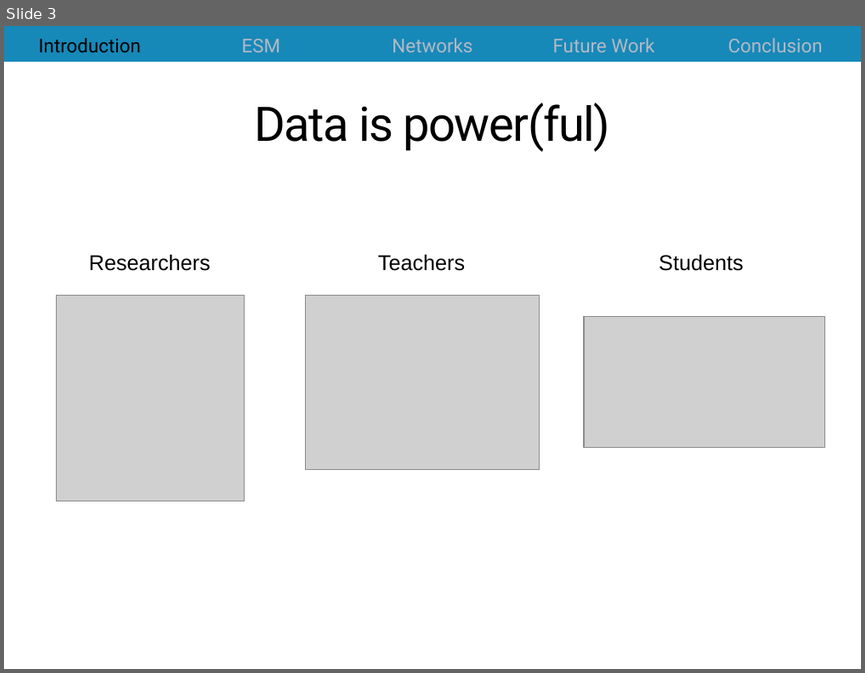
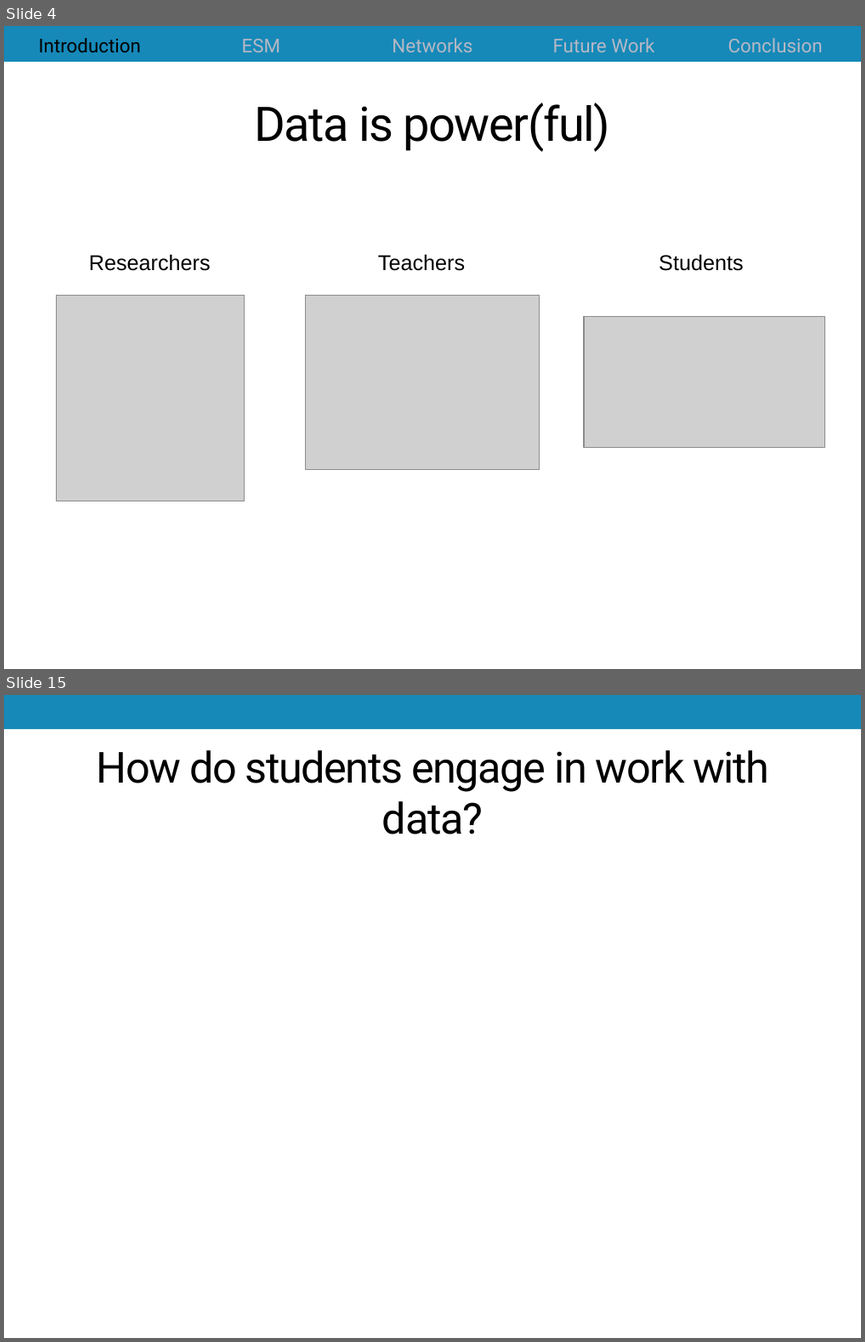
Before and after one commit to jrosen48/job-talk, a slide deck: 2018-1-15-Rosenberg-UT-Knoxville-talk.pptx. Shown one above the other, each under a label of ours: slide 3 before the commit, slides 4 and 15 after it; the slides between them are not shown. The pictures are 865x673 and 865x1342 pixels, drawn with LibreOffice and Linux fonts; fonts in the diff are those of the drawing; grey boxes stand for pictures. Boxes give left, top, right and bottom in pixels: in the first picture for what was removed or moved away, otherwise in the second. Text is boxed around its words. In the diff, an @@ line names an element or a change of style, - is before the commit and + after.

```diff
--- a/2018-1-15-Rosenberg-UT-Knoxville-talk.pptx
+++ b/2018-1-15-Rosenberg-UT-Knoxville-talk.pptx
@@ slide 15 added at [4, 695, 861, 1338], background #FFFFFF; not listed: 1 template element that a slide beside it also shows @@
@@ title added at [97, 750, 769, 834], 36 pt, text #000000 @@
+How do students engage in work with data?
@@ what was slide 3 is now slide 4 @@
```
Also in this commit, not shown: 2 slides changed, 33 other slides added, 2 slides removed, 1 other file.
